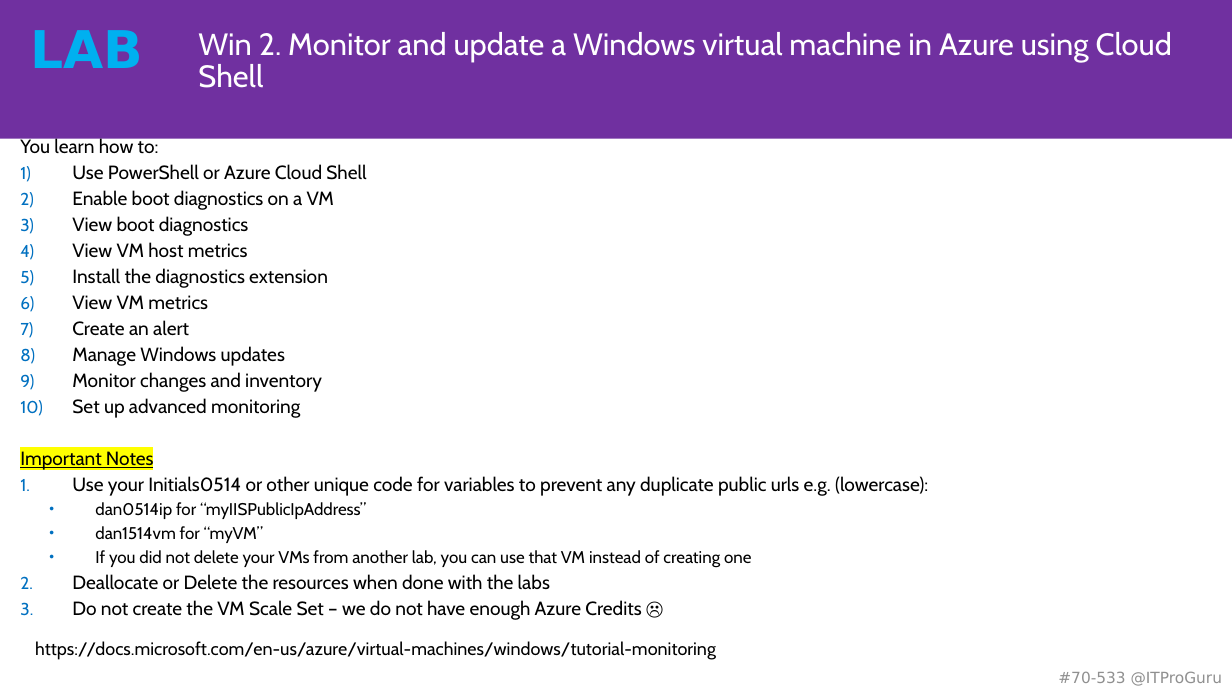
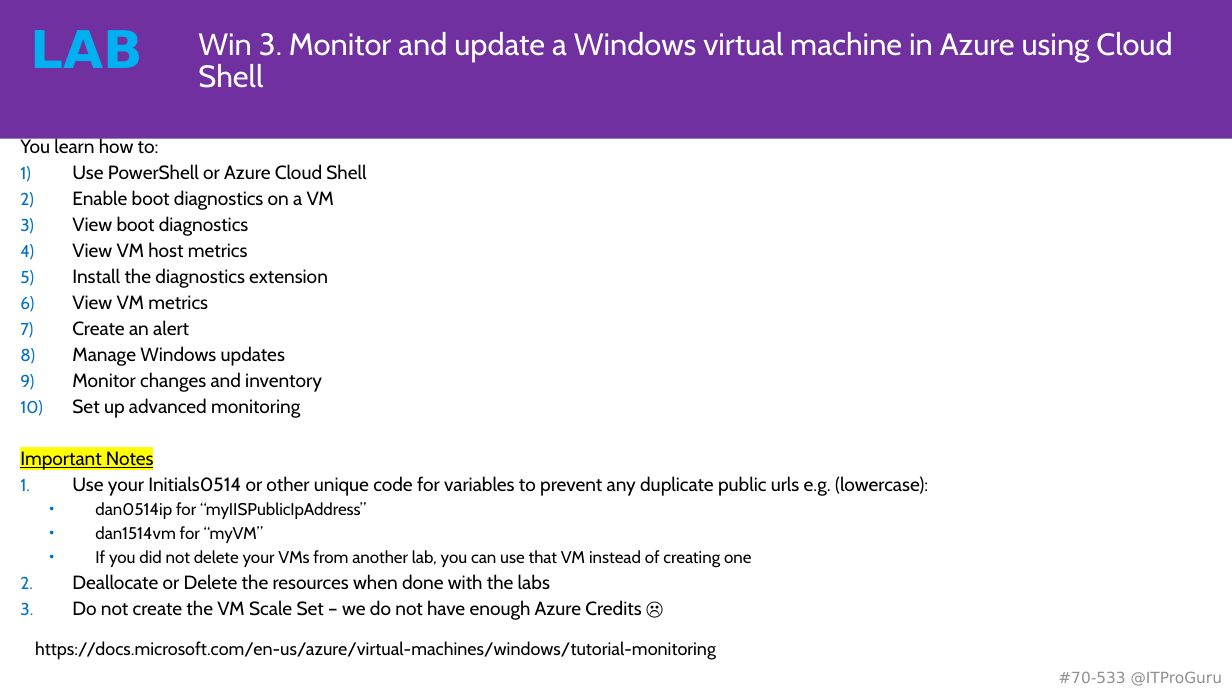
Before and after one commit to guruskill/70-535, a slide deck: slide 16 of Labs/70-535-00-Labs.pptx (slide 14 before the commit). Drawn at 1232x693 pixels with LibreOffice and Linux fonts; fonts in the diff are those of the drawing. Boxes give left, top, right and bottom in pixels: in the first picture for what was removed or moved away, otherwise in the second. Text is boxed around its words. In the diff, an @@ line names an element or a change of style, - is before the commit and + after.

```diff
--- a/Labs/70-535-00-Labs.pptx
+++ b/Labs/70-535-00-Labs.pptx
@@ title at bbox=[198, 32, 1172, 88]: text changed @@
-Win 2. Monitor and update a Windows virtual machine in Azure using Cloud Shell
+Win 3. Monitor and update a Windows virtual machine in Azure using Cloud Shell
```
Also in this commit, not shown: 9 other slides changed, 5 slides added, 3 slides removed.
